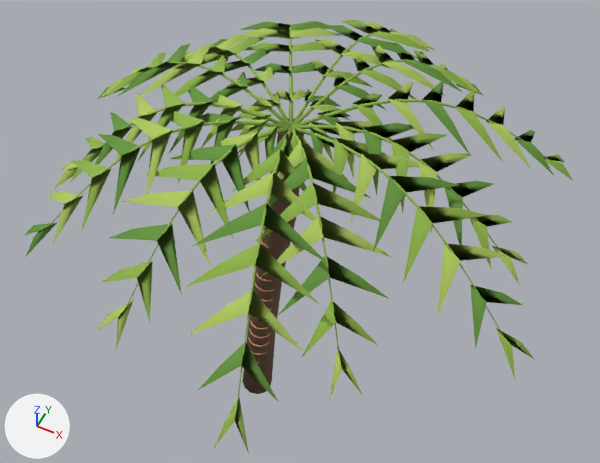
Renders of the glTF model assets/models/harbour_palm.glb from each side of a commit.
Camera for both pictures: a 50 mm lens placed at (3.69, -5.89, 11.23), pointed at (0.6, 0.29, 3.5). Lighting does not change. The marker at lower left points along +X, +Y and +Z. The first picture is the older version. Where no turn or scale is listed for an object, it has been applied to the vertices. Vertices at exactly the same position are counted once.

Before the edit, the objects in view are built like this:
```python
mat_town_foliage_0 = principled_material('Town foliage 0')
mat_town_foliage_0.base_color = (0.13, 0.3, 0.045)  # green #65953c
mat_town_foliage_0.roughness = 0.9
mat_town_foliage_1 = principled_material('Town foliage 1')
mat_town_foliage_1.base_color = (0.28, 0.46, 0.065)  # green #90b548
mat_town_foliage_1.roughness = 0.9
mat_town_foliage_2 = principled_material('Town foliage 2')
mat_town_foliage_2.base_color = (0.43, 0.59, 0.11)  # green #afca5d
mat_town_foliage_2.roughness = 0.9
me_leaning_palm_trunk_001 = bpy.data.meshes.new('Leaning palm trunk.001')
me_leaning_palm_trunk_001.from_pydata(...)  # 2442 vertices, 4204 faces; spans x -2.04..3.73, y -3.25..2.83, z -0.02..6.0
# faces by material slot: [116, 2112, 1562, 210, 204]
me_leaning_palm_trunk_001.materials.append(mat_town_walnut_wood)  # brown #654c33
me_leaning_palm_trunk_001.materials.append(mat_town_terracotta_clay)  # orange #c88b69
me_leaning_palm_trunk_001.materials.append(mat_town_foliage_1)  # green #90b548
me_leaning_palm_trunk_001.materials.append(mat_town_foliage_2)  # green #afca5d
me_leaning_palm_trunk_001.materials.append(mat_town_foliage_0)  # green #65953c
ob_harbourpalm_geometry = bpy.data.objects.new('HarbourPalm_Geometry', me_leaning_palm_trunk_001)
ob_harbourpalm_geometry.location = (0.0, 0.0, 0.0)
```
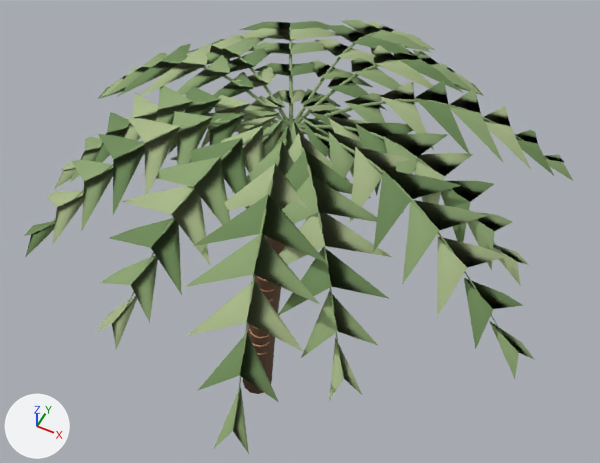
Diff of the bpy script that builds the scene:
```diff
--- a/assets/models/harbour_palm.glb.py
+++ b/assets/models/harbour_palm.glb.py
@@ mat_town_foliage_1 @@
 mat_town_foliage_1 = principled_material('Town foliage 1')
-mat_town_foliage_1.base_color = (0.28, 0.46, 0.065)  # green #90b548
+mat_town_foliage_1.base_color = (0.27, 0.38, 0.17)  # green #8ea673
 mat_town_foliage_1.roughness = 0.9
@@ mat_town_foliage_2 @@
 mat_town_foliage_2 = principled_material('Town foliage 2')
-mat_town_foliage_2.base_color = (0.43, 0.59, 0.11)  # green #afca5d
+mat_town_foliage_2.base_color = (0.4, 0.49, 0.25)  # green #aaba89
 mat_town_foliage_2.roughness = 0.9
@@ mat_town_foliage_0 @@
 mat_town_foliage_0 = principled_material('Town foliage 0')
-mat_town_foliage_0.base_color = (0.13, 0.3, 0.045)  # green #65953c
+mat_town_foliage_0.base_color = (0.16, 0.26, 0.1)  # green #6f8b59
 mat_town_foliage_0.roughness = 0.9
@@ me_leaning_palm_trunk_001 @@
 # used by ob_harbourpalm_geometry; location = (0.0, 0.0, 0.0)
-me_leaning_palm_trunk_001.from_pydata(...)  # 2442 vertices, 4204 faces; spans x -2.04..3.73, y -3.25..2.83, z -0.02..6.0
+me_leaning_palm_trunk_001.from_pydata(...)  # 2442 vertices, 4204 faces; spans x -2.04..3.73, y -3.25..2.83, z -0.02..6.03
+# me_leaning_palm_trunk_001 part 1: 208 of 2442 vertices moved; they spanned x -1.83..3.5, y -3.03..2.63, z 4.97..6.0 and now span x -1.91..3.58, y -3.1..2.71, z 4.94..6.03; mean shift (0.0, 0.0, 0.0); largest move (2.69, -0.26, 5.34) -> (2.61, -0.26, 5.37)
 me_leaning_palm_trunk_001.materials.append(mat_town_walnut_wood)
```

Pixel boxes (x1, y1, x2, y2) of what changed, in the pictures (600 x 463 px):
'HarbourPalm_Geometry', recoloured, reshaped: (24, 20, 573, 454) in both
